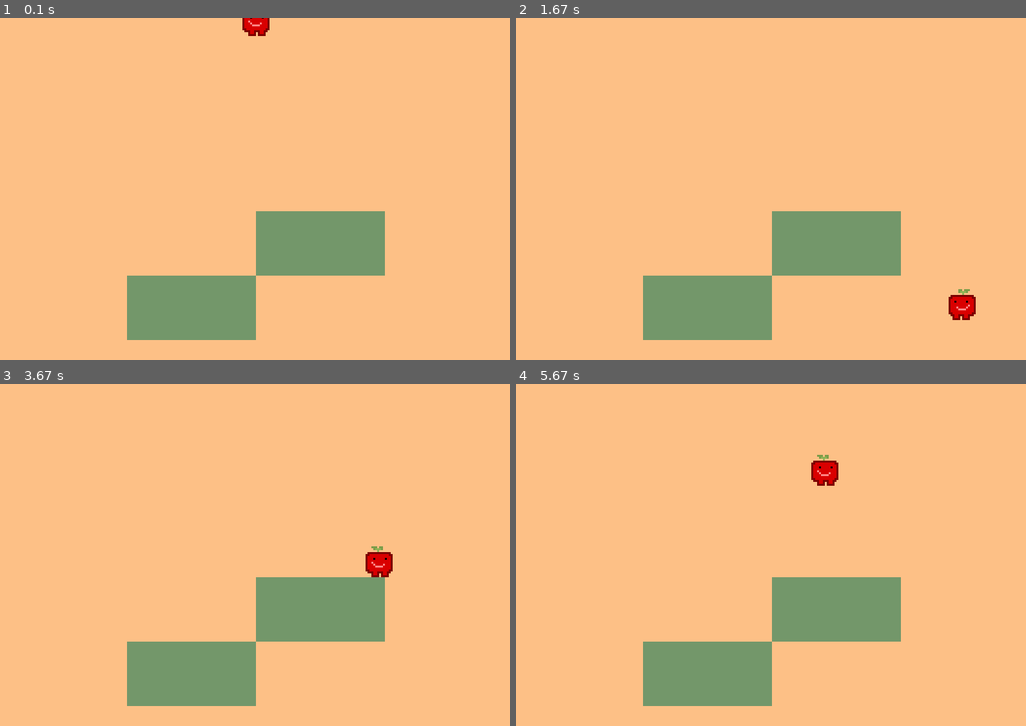
Above: before the commit, frames 1-4 (two rows, left to right).
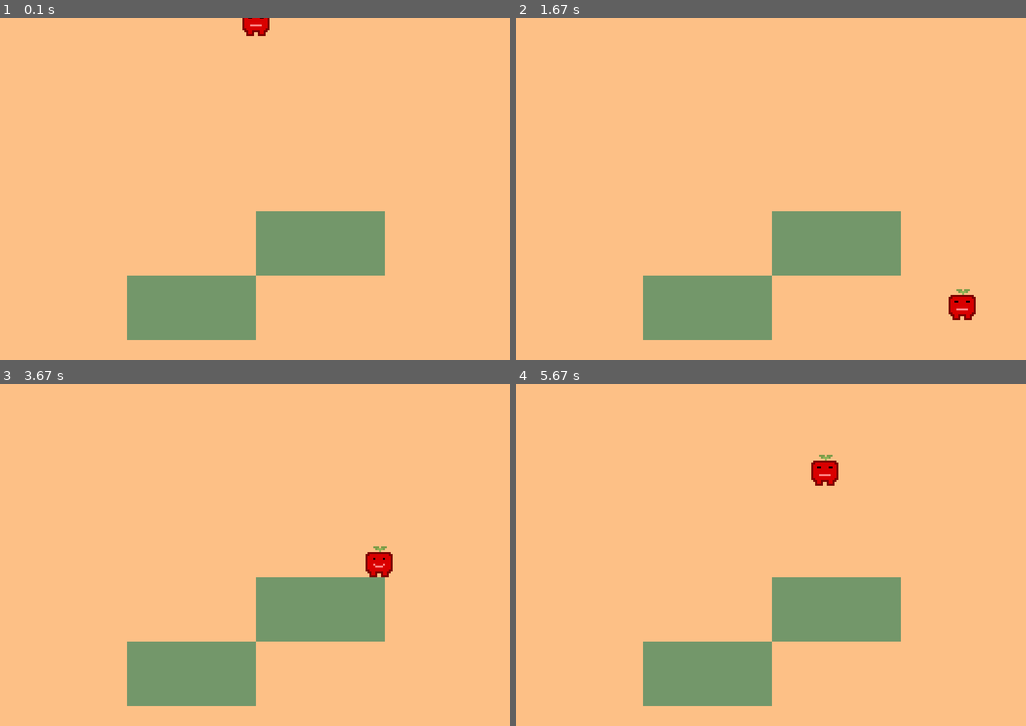
Above: after the commit, the same moments.

Repository: LKllora/pygame-platformer
Game: pygame game, started from Main.py
Two runs of this game, one before a commit and one after it. Both use one fixed random seed, a clock stepped at 60 frames per second and the inputs below.
Inputs:
- Up to frame 1 (0.1 s): no input
- Up to frame 2 (1.67 s): hold D 0.33-0.8 s; hold D 0.83-1.3 s; hold A from 1.33 s (still down)
- Up to frame 3 (3.67 s): release A at 1.87 s; hold A 1.9-2.3 s; hold D 2.33-2.97 s; hold A 3-3.47 s; hold D from 3.5 s (still down)
- Up to frame 4 (5.67 s): release D at 3.97 s; hold D 4-4.47 s; hold A 4.5-5.03 s; hold A 5.07-5.47 s; hold D from 5.5 s (still down)

The runs differ from the first frame. In frame 1, less than 0.1% of the frame differs, in the area x 48-52%, y 0-6%; in frame 2, less than 0.1%; in frame 3, less than 0.1%; in frame 4, less than 0.1%, in the area x 58-63%, y 20-30%.

Commit message:
Added animations, small change but wanted to continue building the habit of adding stuff, might get to adding enemies soon

Diff:
--- a/Main.py
+++ b/Main.py
@@ -7,7 +7,7 @@
 image_dir = base_dir / "Images"
 
 
-pygame.display.set_icon(pygame.image.load(image_dir / "gameicon.png")) #REMEMBER TO ADD LINUX SUPPORT
+pygame.display.set_icon(pygame.image.load(image_dir / "gameicon.png"))
 pygame.display.set_caption("uhm")
 
 screen = pygame.display.set_mode((800, 600))
@@ -27,10 +27,25 @@
 coyote_time = 0.1
 coyote_timer = 0.1
 
-playerleft = pygame.transform.scale(pygame.image.load(image_dir / "aple_left.png"), (42, 48))
-playerright = pygame.transform.scale(pygame.image.load(image_dir / "aple_right.png"), (42, 48))
+anim_timer = 0
+anim_speed = 0.1
+anim_frame = 0
 
-player = playerright
+playeridle = pygame.transform.scale(pygame.image.load(image_dir / "aple_idle.png"), (42, 48))
+playerfall = pygame.transform.scale(pygame.image.load(image_dir / "aple_fall.png"), (42, 48))
+
+
+player_right = [
+    pygame.transform.scale(pygame.image.load(image_dir / "aple_right1.png"), (42, 48)),
+    pygame.transform.scale(pygame.image.load(image_dir / "aple_right2.png"), (42, 48))
+]
+
+player_left = [
+    pygame.transform.scale(pygame.image.load(image_dir / "aple_left1.png"), (42, 48)),
+    pygame.transform.scale(pygame.image.load(image_dir / "aple_left2.png"), (42, 48))
+]
+
+player = playeridle
 
 player_rect = player.get_rect()
 player_rect.center = 400, 0 #spawn location
@@ -50,6 +65,20 @@
     dt = clock.tick(60) / 1000
 
 #--inputs
+    if keys[pygame.K_a] or keys[pygame.K_d]:
+
+        anim_timer += dt
+
+        if anim_timer > anim_speed:
+            anim_timer = 0
+            anim_frame += 1
+
+            if anim_frame >= 2:
+                anim_frame = 0
+
+
+
+
     if keys[pygame.K_SPACE] and jumps_available > 0:
         if coyote_timer > 0 or on_ground or jumps_available < 2:
             if player_y_velocity >= 0:
@@ -58,12 +87,9 @@
                 jumps_available -= 1
 
     if keys[pygame.K_a]:
-        player = playerleft
         player_x_velocity -= acceleration
 
-
     if keys[pygame.K_d]:
-        player = playerright
         player_x_velocity += acceleration
 
 #--X movement
@@ -103,10 +129,12 @@
     old_bottom = player_rect.bottom
 
 #--move the player
+
     player_y_velocity += gravity
     player_rect.y += player_y_velocity
 
     on_ground = False
+
 
 #--collisions
     for platform in platforms:
@@ -123,6 +151,17 @@
             on_ground = False
             coyote_timer = max(0, coyote_timer - dt)
 
+#--animations
+    if player_y_velocity > 0 and not on_ground or jumps_available < 1:
+        player = playerfall
+    elif player_x_velocity > 0:
+        player = player_right[anim_frame]
+    elif player_x_velocity < 0:
+        player = player_left[anim_frame]
+    else:
+        player = playeridle
+
+
 #--stop the player from going out of bounds
     if player_rect.y > 600:
         player_rect.y = 0
Binary file added: Images/aple_fall.png
Binary file added: Images/aple_idle.png
Binary file removed: Images/aple_left.png
Binary file added: Images/aple_left1.png
Binary file added: Images/aple_left2.png
Binary file removed: Images/aple_right.png
Binary file added: Images/aple_right1.png
Binary file added: Images/aple_right2.png
